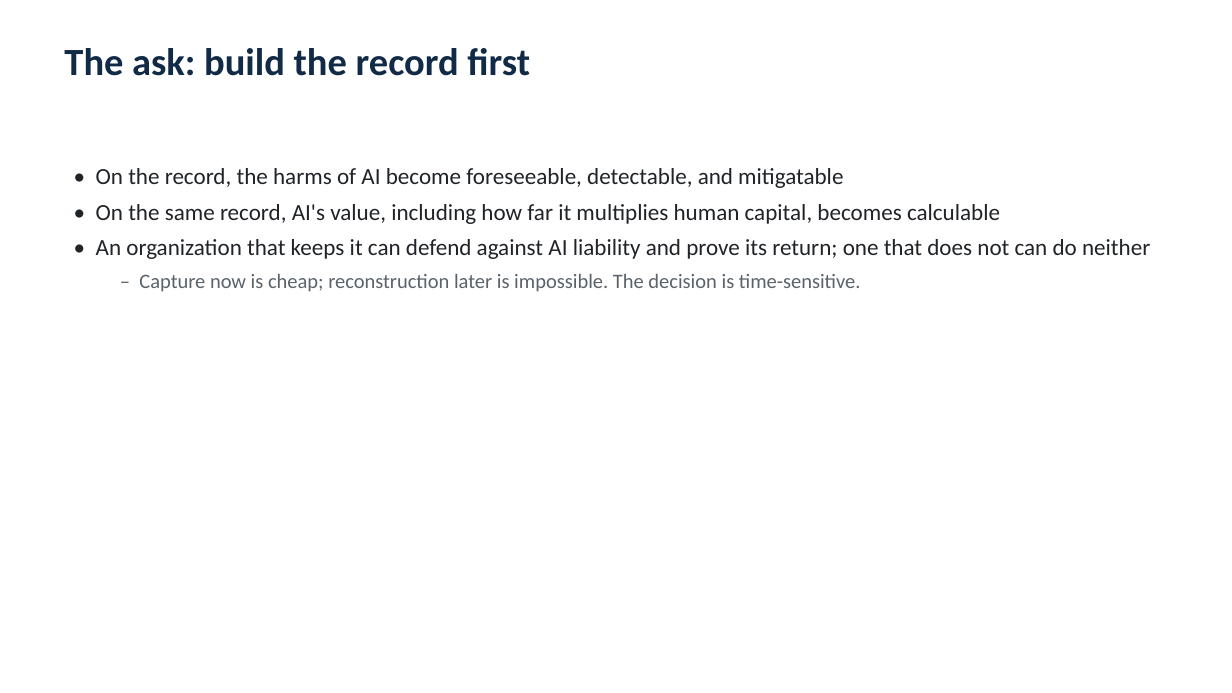
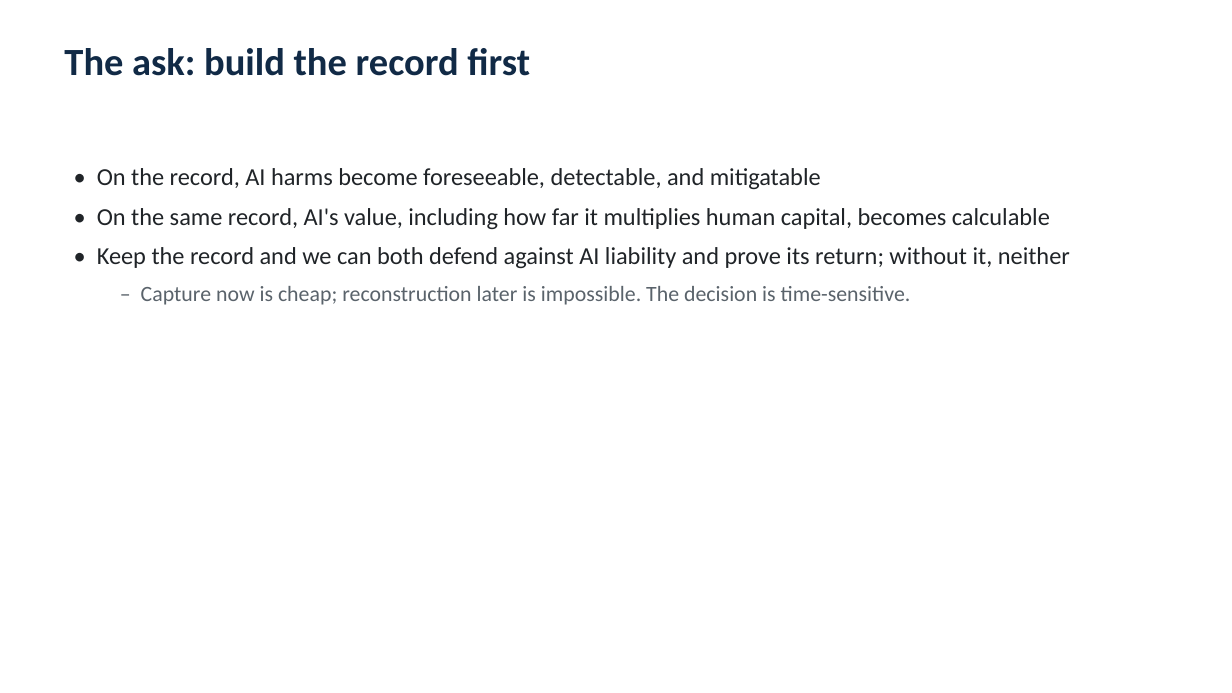
Before and after one commit to yj07538Johnny/Johnny_AI_ML_LLM_experiments_2024, a slide deck: slide 9 of papers/ai-metadata-session-data-repository/AI_Metadata_Repository_Briefing.pptx (slide 24 before the commit). Drawn at 1232x693 pixels with LibreOffice and Linux fonts; fonts in the diff are those of the drawing. Boxes give left, top, right and bottom in pixels: in the first picture for what was removed or moved away, otherwise in the second. Text is boxed around its words. In the diff, an @@ line names an element or a change of style, - is before the commit and + after.

```diff
--- a/papers/ai-metadata-session-data-repository/AI_Metadata_Repository_Briefing.pptx
+++ b/papers/ai-metadata-session-data-repository/AI_Metadata_Repository_Briefing.pptx
@@ text at [97, 168, 821, 189]: text changed; size 18 to 19 pt @@
-• On the record, the harms of AI become foreseeable, detectable, and mitigatable
+• On the record, AI harms become foreseeable, detectable, and mitigatable
@@ text at [97, 208, 1050, 305]: size 18 to 19 pt in "• On the same record, AI's value, ..."; size 16 to 17 pt in "– Capture now is cheap; reconstruction later ..."; more space between paragraphs @@
@@ text at [97, 247, 1070, 268]: text changed; size 18 to 19 pt @@
-• An organization that keeps it can defend against AI liability and prove its return; one that does not can do neither
+• Keep the record and we can both defend against AI liability and prove its return; without it, neither
```
Also in this commit, not shown: 11 other slides changed, 2 slides added, 12 slides removed, 1 other file.
